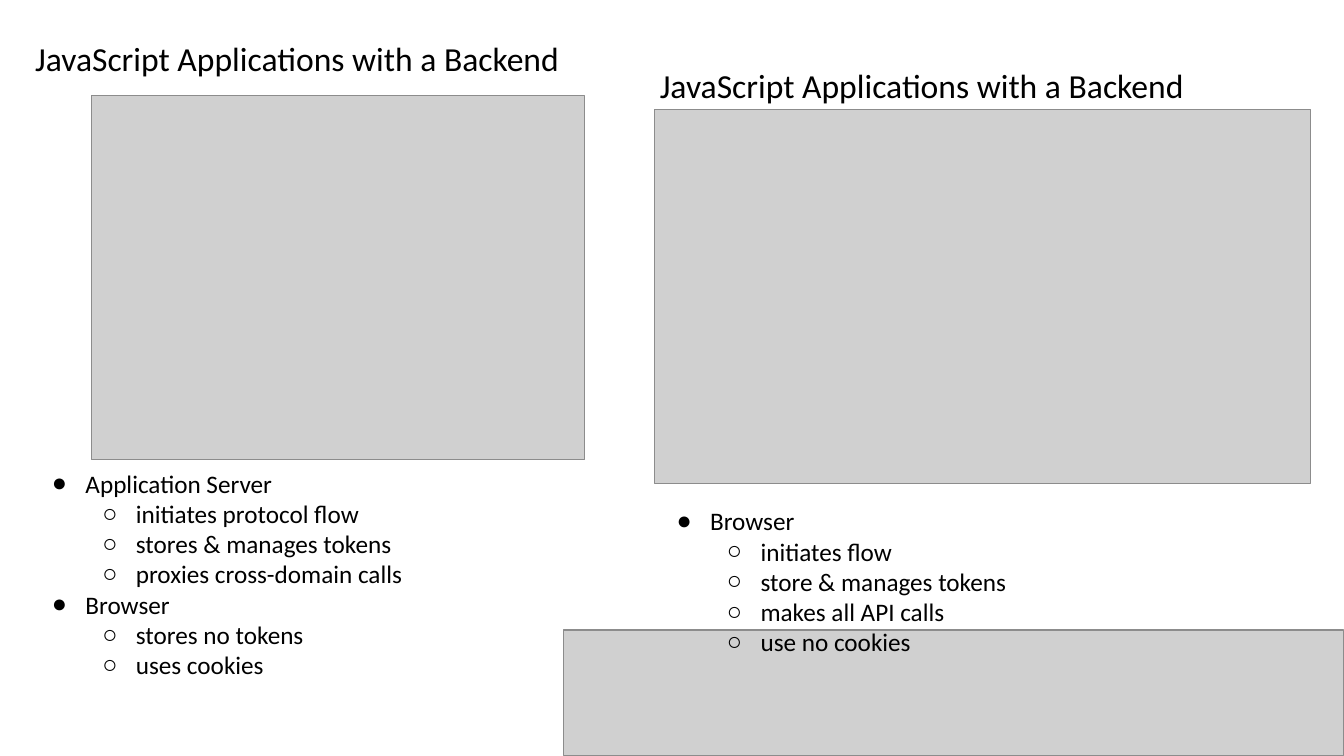
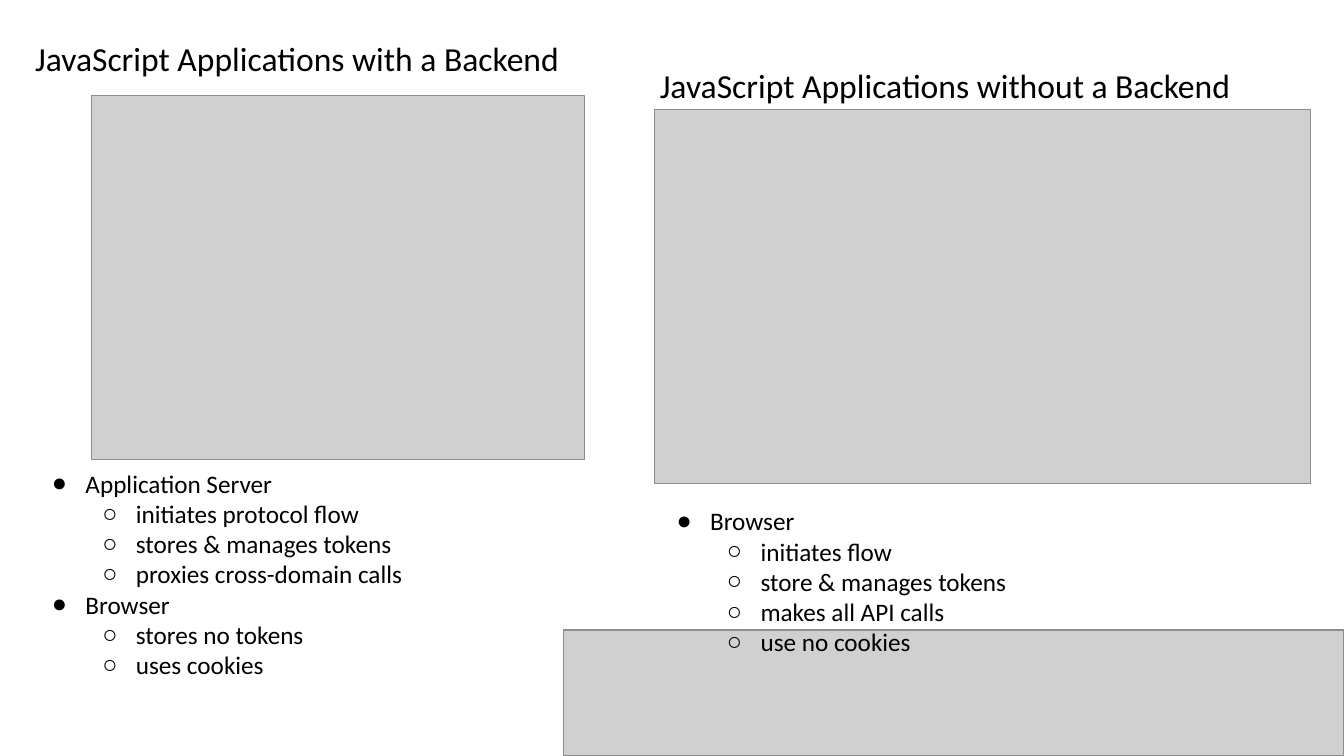
Before and after one commit to ThessalonikiNet-MeetUp/Presentations, a slide deck: slide 15 of MeetUP 31-03-2023 BFF and Security/How BFF pattern can be used to improve security in SPAs - 31-03-2023.pptx. Drawn at 1344x756 pixels with LibreOffice and Linux fonts; fonts in the diff are those of the drawing; grey boxes stand for pictures. Boxes give left, top, right and bottom in pixels: in the first picture for what was removed or moved away, otherwise in the second. Text is boxed around its words. In the diff, an @@ line names an element or a change of style, - is before the commit and + after.

```diff
--- a/MeetUP 31-03-2023 BFF and Security/How BFF pattern can be used to improve security in SPAs - 31-03-2023.pptx
+++ b/MeetUP 31-03-2023 BFF and Security/How BFF pattern can be used to improve security in SPAs - 31-03-2023.pptx
@@ text at (660,74,1230,104): text changed @@
-JavaScript Applications with a Backend
+JavaScript Applications without a Backend
```
Also in this commit, not shown: 1 other slide changed.
